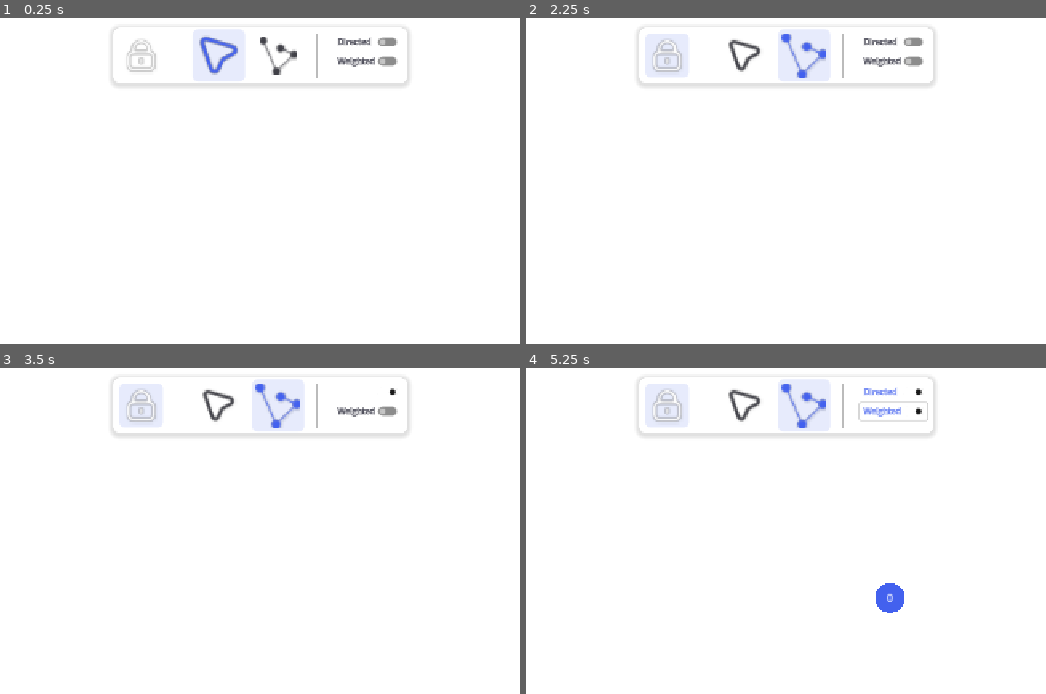
Above: before the commit, frames 1-4 (two rows, left to right).
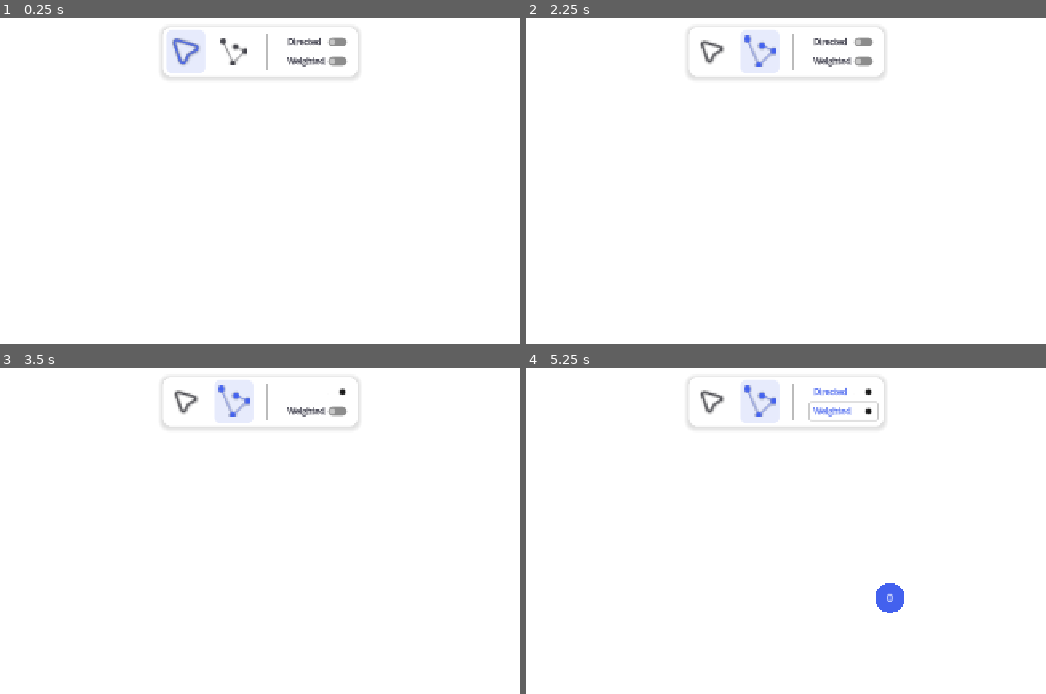
Above: after the commit, the same moments.

Repository: VerticesLTD/Graphos
Game: Godot game, scene res://scenes/main/main.tscn
The game is run twice, just before and just after one commit, with the same random seed, the same clock (stepped at 60 frames per second) and the same inputs.
Inputs (mouse positions are in pixels of both pictures, inside the frame that each line leads up to; where the layout moved, square brackets give the same spot in the first picture):
- Up to frame 1 (0.25 s): no input
- Up to frame 2 (2.25 s): click (666, 57) at 0.52 s; click (713, 50) [744, 57] at 1.25 s; click (760, 50) [801, 57] at 2 s
- Up to frame 3 (3.5 s): click "Directed" at 2.75 s
- Up to frame 4 (5.25 s): click "Weighted" at 3.5 s; tap Enter at 4.25 s; move the mouse to (962, 560) at 4.27 s; hold Right (ui_right) 4.28-5 s; tap Ctrl (ctrl) at 4.35 s; click (962, 560) at 4.42 s; tap Space at 5 s; drag from (962, 560) to (744, 674) at 5.02 s

The runs differ from the first frame. In frame 1, 3.0% of the frame differs, in the area x 21-79%, y 2-21%; in frame 2, 3.3%; in frame 3, 3.0%; in frame 4, 3.3%.

Commit message:
Claude redesigned the tool bar, and more.

Diff:
--- a/scenes/algorithm_controls/algorithm_controls.tscn
+++ b/scenes/algorithm_controls/algorithm_controls.tscn
@@ -19,7 +19,6 @@
 [sub_resource type="StyleBoxEmpty" id="StyleBoxEmpty_ty3q8"]
 
 [node name="AlgorithmControls" type="MarginContainer" unique_id=1698095556]
-modulate = Color(1, 1, 1, 0.72156864)
 z_index = 22
 texture_filter = 4
 custom_minimum_size = Vector2(345, 0)
@@ -55,6 +54,7 @@
 grow_horizontal = 2
 grow_vertical = 2
 size_flags_vertical = 2
+theme_override_colors/font_color = Color(0.118, 0.118, 0.18, 1)
 theme_override_fonts/font = ExtResource("7_7uv6k")
 theme_override_font_sizes/font_size = 24
 text = "Algorithm Name"
@@ -70,6 +70,7 @@
 alignment = 1
 
 [node name="Back" type="TextureButton" parent="MainPanel/MainVBox/TopButtons" unique_id=920975986]
+modulate = Color(0.25, 0.25, 0.28, 1)
 texture_filter = 6
 custom_minimum_size = Vector2(64, 0)
 layout_mode = 2
@@ -84,6 +85,7 @@
 script = ExtResource("8_afb50")
 
 [node name="Stop" type="TextureButton" parent="MainPanel/MainVBox/TopButtons" unique_id=2067944935]
+modulate = Color(0.25, 0.25, 0.28, 1)
 texture_filter = 6
 custom_minimum_size = Vector2(64, 0)
 layout_mode = 2
@@ -99,6 +101,7 @@
 script = ExtResource("8_afb50")
 
 [node name="Forward" type="TextureButton" parent="MainPanel/MainVBox/TopButtons" unique_id=49606324]
+modulate = Color(0.25, 0.25, 0.28, 1)
 texture_filter = 6
 custom_minimum_size = Vector2(64, 0)
 layout_mode = 2
@@ -133,7 +136,7 @@
 value = 8.0
 
 [node name="Label" type="Label" parent="MainPanel/MainVBox/ProgressBar" unique_id=1780651247]
-modulate = Color(1, 1, 1, 0.27058825)
+modulate = Color(0.118, 0.118, 0.18, 0.27)
 layout_mode = 1
 anchors_preset = 8
 anchor_left = 0.5
@@ -164,7 +167,7 @@
 mouse_filter = 2
 
 [node name="DragLines" type="TextureButton" parent="MainPanel/DragIndicator" unique_id=206925501]
-modulate = Color(0.3403393, 0.34033933, 0.3403393, 1)
+modulate = Color(0.6, 0.6, 0.62, 1)
 layout_mode = 1
 anchors_preset = 3
 anchor_left = 1.0
--- a/scenes/algorithm_controls/algorithm_data_layouts/BFS_layout/GraphStatsLayout.tscn
+++ b/scenes/algorithm_controls/algorithm_data_layouts/BFS_layout/GraphStatsLayout.tscn
@@ -10,7 +10,7 @@
 content_margin_top = 0.0
 content_margin_right = 4.0
 content_margin_bottom = 0.0
-color = Color(0.5, 0.5, 0.5, 1)
+color = Color(0.82, 0.82, 0.82, 1)
 thickness = 2
 vertical = true
 
@@ -35,6 +35,7 @@
 custom_minimum_size = Vector2(49.345, 0)
 layout_mode = 2
 mouse_filter = 2
+theme_override_colors/default_color = Color(0.118, 0.118, 0.18, 1)
 theme_override_fonts/normal_font = ExtResource("2_7mi5r")
 bbcode_enabled = true
 text = "[table=2]
@@ -59,16 +60,18 @@
 [node name="StatusMsg1" type="Label" parent="AlgorithmStatusArea" unique_id=403907452]
 layout_mode = 2
 size_flags_vertical = 0
+theme_override_colors/font_color = Color(0.118, 0.118, 0.18, 1)
 theme_override_fonts/font = ExtResource("2_7mi5r")
-theme_override_font_sizes/font_size = 19
+theme_override_font_sizes/font_size = 15
 text = "Processed Vertices:"
 horizontal_alignment = 1
 
 [node name="ProcessedVertices" type="Label" parent="AlgorithmStatusArea" unique_id=385815392]
 layout_mode = 2
 size_flags_vertical = 6
+theme_override_colors/font_color = Color(0.118, 0.118, 0.18, 1)
 theme_override_fonts/font = ExtResource("2_7mi5r")
-theme_override_font_sizes/font_size = 30
+theme_override_font_sizes/font_size = 22
 text = "1/2"
 horizontal_alignment = 1
 vertical_alignment = 1
--- a/scenes/algorithm_controls/controls_theme.tres
+++ b/scenes/algorithm_controls/controls_theme.tres
@@ -3,15 +3,15 @@
 [ext_resource type="FontFile" uid="uid://d4hyiamuhdsom" path="res://assets/fonts/latinmodern-math.otf" id="1_mlaoh"]
 
 [sub_resource type="DPITexture" id="DPITexture_nyaqk"]
-_source = "<svg xmlns=\"http://www.w3.org/2000/svg\" width=\"16\" height=\"16\"><circle cx=\"8\" cy=\"8\" r=\"7\" fill=\"#fefefe\" fill-opacity=\".37\"/></svg>
+_source = "<svg xmlns=\"http://www.w3.org/2000/svg\" width=\"16\" height=\"16\"><circle cx=\"8\" cy=\"8\" r=\"7\" fill=\"#40404a\" fill-opacity=\".5\"/></svg>
 "
 
 [sub_resource type="DPITexture" id="DPITexture_1vv6w"]
-_source = "<svg xmlns=\"http://www.w3.org/2000/svg\" width=\"16\" height=\"16\"><circle cx=\"8\" cy=\"8\" r=\"7\" fill=\"#fefefe\"/></svg>
+_source = "<svg xmlns=\"http://www.w3.org/2000/svg\" width=\"16\" height=\"16\"><circle cx=\"8\" cy=\"8\" r=\"7\" fill=\"#4361ee\"/></svg>
 "
 
 [sub_resource type="DPITexture" id="DPITexture_4ljsr"]
-_source = "<svg xmlns=\"http://www.w3.org/2000/svg\" width=\"4\" height=\"8\"><path fill=\"#fff\" fill-opacity=\".25\" d=\"M1 0h2v16H1z\"/></svg>
+_source = "<svg xmlns=\"http://www.w3.org/2000/svg\" width=\"4\" height=\"8\"><path fill=\"#404040\" fill-opacity=\".3\" d=\"M1 0h2v16H1z\"/></svg>
 "
 
 [sub_resource type="StyleBoxFlat" id="StyleBoxFlat_gq8hn"]
@@ -19,7 +19,7 @@
 content_margin_top = 4.0
 content_margin_right = 4.0
 content_margin_bottom = 4.0
-bg_color = Color(1, 1, 1, 0.4)
+bg_color = Color(0.263, 0.38, 0.933, 0.5)
 corner_radius_top_left = 4
 corner_radius_top_right = 4
 corner_radius_bottom_right = 4
@@ -61,17 +61,19 @@
 expand_margin_bottom = 5.0
 
 [sub_resource type="StyleBoxFlat" id="StyleBoxFlat_svmqo"]
-bg_color = Color(0.13319641, 0.13319641, 0.13319635, 1)
-border_width_left = 3
-border_width_top = 3
-border_width_right = 3
-border_width_bottom = 3
-border_blend = true
-corner_radius_top_left = 16
-corner_radius_top_right = 16
-corner_radius_bottom_right = 8
-corner_radius_bottom_left = 16
-anti_aliasing_size = 2.448
+bg_color = Color(1, 1, 1, 1)
+border_width_left = 1
+border_width_top = 1
+border_width_right = 1
+border_width_bottom = 1
+border_color = Color(0.878, 0.878, 0.878, 1)
+corner_radius_top_left = 12
+corner_radius_top_right = 12
+corner_radius_bottom_right = 12
+corner_radius_bottom_left = 12
+shadow_color = Color(0, 0, 0, 0.12)
+shadow_size = 8
+shadow_offset = Vector2(0, 2)
 
 [sub_resource type="StyleBoxFlat" id="StyleBoxFlat_nyaqk"]
 bg_color = Color(0.6, 0.6, 0.6, 0)
@@ -104,6 +106,8 @@
 HSlider/styles/grabber_area = SubResource("StyleBoxFlat_gq8hn")
 HSlider/styles/grabber_area_highlight = SubResource("StyleBoxFlat_urvug")
 HSlider/styles/slider = SubResource("StyleBoxFlat_s7dvc")
+Label/colors/font_color = Color(0.118, 0.118, 0.18, 1)
 PanelContainer/styles/panel = SubResource("StyleBoxFlat_svmqo")
 ProgressBar/styles/background = SubResource("StyleBoxFlat_nyaqk")
 ProgressBar/styles/fill = SubResource("StyleBoxFlat_1vv6w")
+RichTextLabel/colors/default_color = Color(0.118, 0.118, 0.18, 1)
--- a/scenes/algorithm_controls/separator_style.tres
+++ b/scenes/algorithm_controls/separator_style.tres
@@ -5,7 +5,7 @@
 content_margin_top = 0.0
 content_margin_right = 4.0
 content_margin_bottom = 0.0
-color = Color(0.5, 0.5, 0.5, 1)
+color = Color(0.82, 0.82, 0.82, 1)
 grow_begin = -3.0
 grow_end = -3.0
 thickness = 3
--- a/scenes/pseudo_visualizer/pseudo_visualizer.gd
+++ b/scenes/pseudo_visualizer/pseudo_visualizer.gd
@@ -97,8 +97,8 @@
 	vibrancy.s = 1.0
 	vibrancy.v = 1.0
 	var hex_active: String = "#" + vibrancy.to_html()
-	var hex_dim: String = "#aaaaaa"
-	var hex_title: String = "#ffffff"
+	var hex_dim: String = "#" + default_font_color.to_html()
+	var hex_title: String = "#1e1e2e"
 	var final_bbcode: String = ""
 	for i in range(lines.size()):
 		var line: String = lines[i]
--- a/scenes/pseudo_visualizer/pseudo_visualizer.tscn
+++ b/scenes/pseudo_visualizer/pseudo_visualizer.tscn
@@ -5,15 +5,16 @@
 [ext_resource type="Script" uid="uid://djj2slw3o7awh" path="res://scenes/pseudo_visualizer/pseudo_visualizer.gd" id="2_a00k7"]
 
 [node name="CodeBackground" type="PanelContainer" unique_id=870985294]
-modulate = Color(1, 1, 1, 0.8156863)
 z_index = 10
 texture_filter = 4
-offset_right = 268.0
-offset_bottom = 299.0
+offset_right = 300.0
+offset_bottom = 320.0
 size_flags_horizontal = 4
 size_flags_vertical = 4
 theme_override_styles/panel = ExtResource("1_k23mk")
 script = ExtResource("2_a00k7")
+highlight_color = Color(0.263, 0.38, 0.933, 1)
+default_font_color = Color(0.333, 0.333, 0.467, 1)
 
 [node name="VBoxContainer" type="VBoxContainer" parent="." unique_id=1134767925]
 layout_mode = 2
--- a/scenes/pseudo_visualizer/visualizer_panel_style.tres
+++ b/scenes/pseudo_visualizer/visualizer_panel_style.tres
@@ -1,17 +1,20 @@
 [gd_resource type="StyleBoxFlat" format=3 uid="uid://cue12yqt46nqj"]
 
 [resource]
-bg_color = Color(0.11764706, 0.16470589, 0.22745098, 1)
-border_width_left = 3
-border_width_top = 3
-border_width_right = 3
-border_width_bottom = 3
-border_blend = true
-corner_radius_top_left = 18
-corner_radius_top_right = 18
-corner_radius_bottom_right = 18
-corner_radius_bottom_left = 18
+bg_color = Color(1, 1, 1, 1)
+border_width_left = 1
+border_width_top = 1
+border_width_right = 1
+border_width_bottom = 1
+border_color = Color(0.878, 0.878, 0.878, 1)
+corner_radius_top_left = 12
+corner_radius_top_right = 12
+corner_radius_bottom_right = 12
+corner_radius_bottom_left = 12
 expand_margin_left = 15.0
 expand_margin_top = 15.0
 expand_margin_right = 15.0
 expand_margin_bottom = 15.0
+shadow_color = Color(0, 0, 0, 0.12)
+shadow_size = 8
+shadow_offset = Vector2(0, 2)
--- a/scenes/tool_bar/button_highlights.gd
+++ b/scenes/tool_bar/button_highlights.gd
@@ -1,6 +1,5 @@
 extends HBoxContainer
 
-@onready var lock_tool: Button = $LockTool
 @onready var create: Button  = $Create
 @onready var selection: Button = $Selection
 
--- a/scenes/tool_bar/tool_bar.gd
+++ b/scenes/tool_bar/tool_bar.gd
@@ -34,11 +34,6 @@
 func _on_weighted_toggled(is_on: bool) -> void:
 	Globals.is_weighted_mode = is_on
 
-## Should let the user stay in the tool it's currently using
-func _on_lock_tool_pressed() -> void:
-	pass # Replace with function body.
-
-
 func _on_selection_pressed() -> void:
 	Globals.current_state = Globals.State.SELECTION
 
--- a/scenes/tool_bar/tool_bar.tscn
+++ b/scenes/tool_bar/tool_bar.tscn
@@ -3,7 +3,6 @@
 [ext_resource type="Script" uid="uid://dcl6ckcas6der" path="res://scenes/tool_bar/tool_bar.gd" id="1_gdu6t"]
 [ext_resource type="Script" uid="uid://css85v57pq6ys" path="res://scenes/tool_bar/button_highlights.gd" id="1_uiivm"]
 [ext_resource type="StyleBox" uid="uid://bdiessvqitwl2" path="res://scenes/tool_bar/tool_bar_background.tres" id="2_u1pd4"]
-[ext_resource type="Texture2D" uid="uid://dnyrl4sa00ffg" path="res://assets/icons/lock-alt-svgrepo-com.svg" id="3_l8ge4"]
 [ext_resource type="StyleBox" uid="uid://npixnrumei6q" path="res://scenes/tool_bar/button_normal.tres" id="3_lpcgc"]
 [ext_resource type="StyleBox" uid="uid://edc2pra87k3x" path="res://scenes/tool_bar/button_hover.tres" id="4_u1pd4"]
 [ext_resource type="Texture2D" uid="uid://v5eliv4lx04j" path="res://assets/icons/cursor-alt-svgrepo-com.svg" id="4_vgevf"]
@@ -36,44 +35,9 @@
 theme_override_constants/separation = 25
 script = ExtResource("1_uiivm")
 
-[node name="LockTool" type="Button" parent="PanelContainer/HBoxContainer" unique_id=1991985838]
-texture_filter = 4
-custom_minimum_size = Vector2(70, 70)
-layout_mode = 2
-focus_mode = 0
-theme_override_styles/normal = ExtResource("3_lpcgc")
-theme_override_styles/pressed = ExtResource("4_u1pd4")
-theme_override_styles/hover = ExtResource("4_u1pd4")
-theme_override_styles/focus = ExtResource("4_u1pd4")
-toggle_mode = true
-
-[node name="MarginContainer" type="MarginContainer" parent="PanelContainer/HBoxContainer/LockTool" unique_id=606205850]
-layout_mode = 1
-anchors_preset = 15
-anchor_right = 1.0
-anchor_bottom = 1.0
-grow_horizontal = 2
-grow_vertical = 2
-mouse_filter = 2
-theme_override_constants/margin_left = 5
-theme_override_constants/margin_top = 5
-theme_override_constants/margin_right = 5
-theme_override_constants/margin_bottom = 5
-
-[node name="Icon" type="TextureRect" parent="PanelContainer/HBoxContainer/LockTool/MarginContainer" unique_id=1191661722]
-layout_mode = 2
-mouse_filter = 2
-texture = ExtResource("3_l8ge4")
-expand_mode = 1
-stretch_mode = 5
-
-[node name="VSeparator" type="VSeparator" parent="PanelContainer/HBoxContainer" unique_id=1270561645]
-layout_mode = 2
-theme_override_styles/separator = SubResource("StyleBoxLine_lpcgc")
-
 [node name="Selection" type="Button" parent="PanelContainer/HBoxContainer" unique_id=1013943299]
 texture_filter = 4
-custom_minimum_size = Vector2(70, 70)
+custom_minimum_size = Vector2(52, 52)
 layout_mode = 2
 focus_mode = 0
 theme_override_styles/normal = ExtResource("3_lpcgc")
@@ -104,7 +68,7 @@
 
 [node name="Create" type="Button" parent="PanelContainer/HBoxContainer" unique_id=11624605]
 texture_filter = 4
-custom_minimum_size = Vector2(70, 70)
+custom_minimum_size = Vector2(52, 52)
 layout_mode = 2
 focus_mode = 0
 theme_override_styles/normal = ExtResource("3_lpcgc")
@@ -158,6 +122,5 @@
 theme_override_font_sizes/font_size = 13
 text = "Weighted"
 
-[connection signal="pressed" from="PanelContainer/HBoxContainer/LockTool" to="." method="_on_lock_tool_pressed"]
 [connection signal="pressed" from="PanelContainer/HBoxContainer/Selection" to="." method="_on_selection_pressed"]
 [connection signal="pressed" from="PanelContainer/HBoxContainer/Create" to="." method="_on_create_pressed"]
--- a/scripts/globals/globals.gd
+++ b/scripts/globals/globals.gd
@@ -52,6 +52,10 @@
 const EDGE_HOVER_SCALE = 1.3
 const EDGE_TWEEN_TIME = 0.2
 const EDGE_FLOW_TWEEN_TIME = 0.08
+# Panel / UI Theme
+const PANEL_INK_COLOR   = Color("1e1e2e")  # primary dark text
+const PANEL_DIM_COLOR   = Color("555577")  # dim/secondary text
+const APP_ERROR_COLOR   = Color("ef233c")  # error red
 # Selection rectangle
 const SELECTION_BORDER_WIDTH: float = 2.0
 const SELECTION_BORDER_COLOR: Color = Color("4da1a9")
